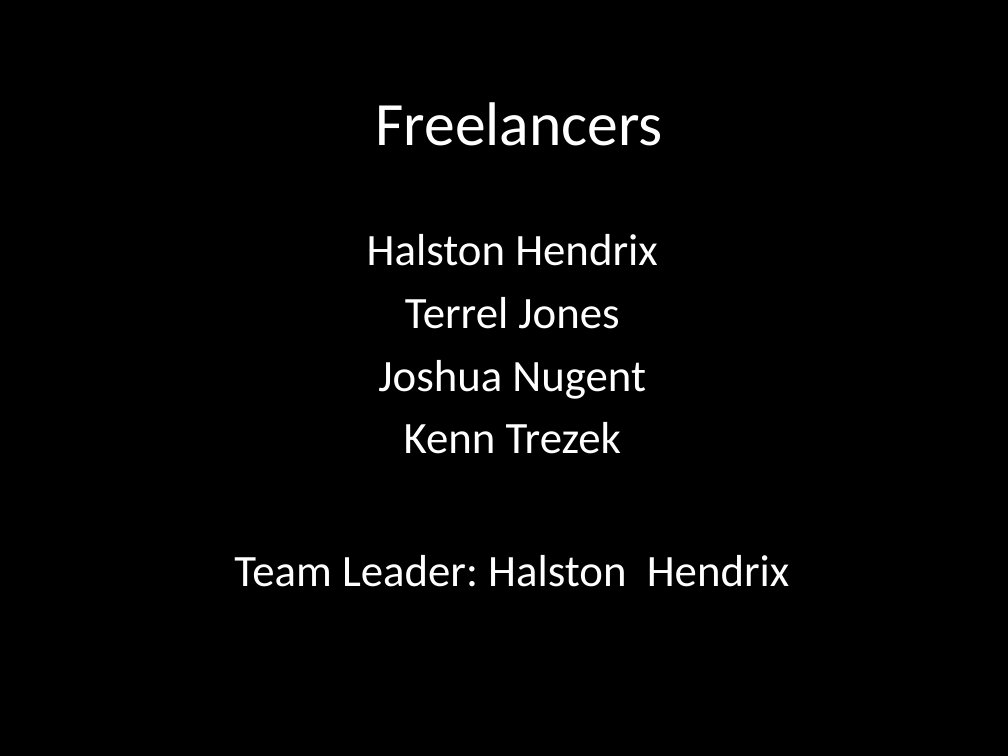
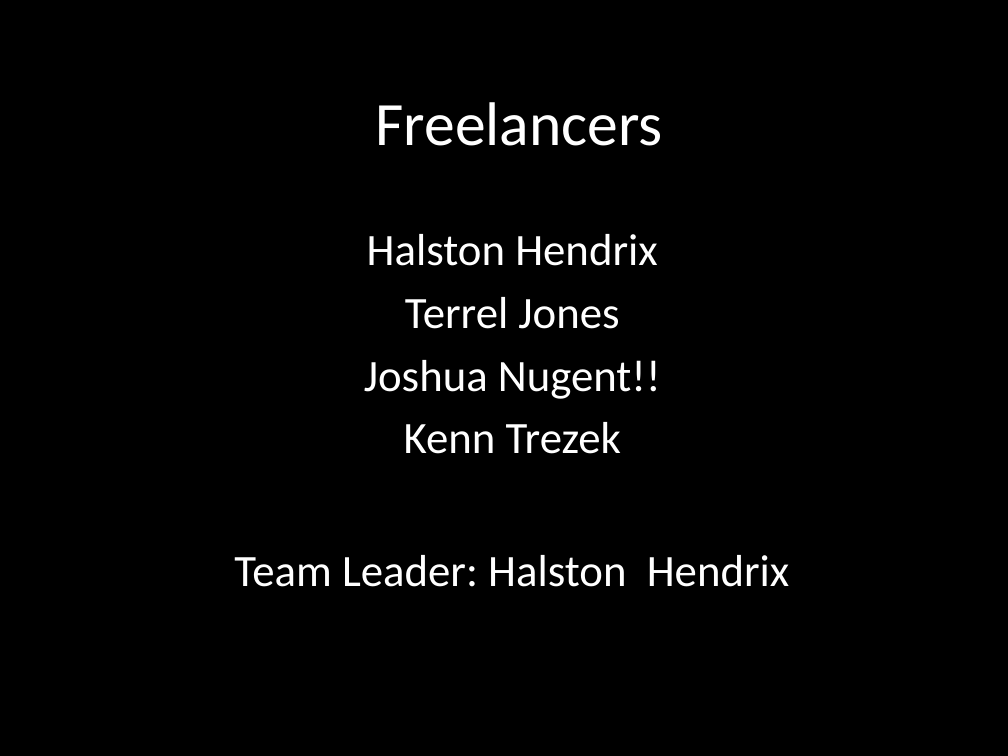
Before and after one commit to CTCfreelancers/team, a slide deck: slide 1 of Presentation1.pptx. Drawn at 1008x756 pixels with LibreOffice and Linux fonts; fonts in the diff are those of the drawing. Boxes give left, top, right and bottom in pixels: in the first picture for what was removed or moved away, otherwise in the second. Text is boxed around its words. In the diff, an @@ line names an element or a change of style, - is before the commit and + after.

```diff
--- a/Presentation1.pptx
+++ b/Presentation1.pptx
@@ subtitle at <box>364,360,661,399</box>: text changed @@
-Joshua Nugent
+Joshua Nugent!!
```
Also in this commit, not shown: 1 other file.
